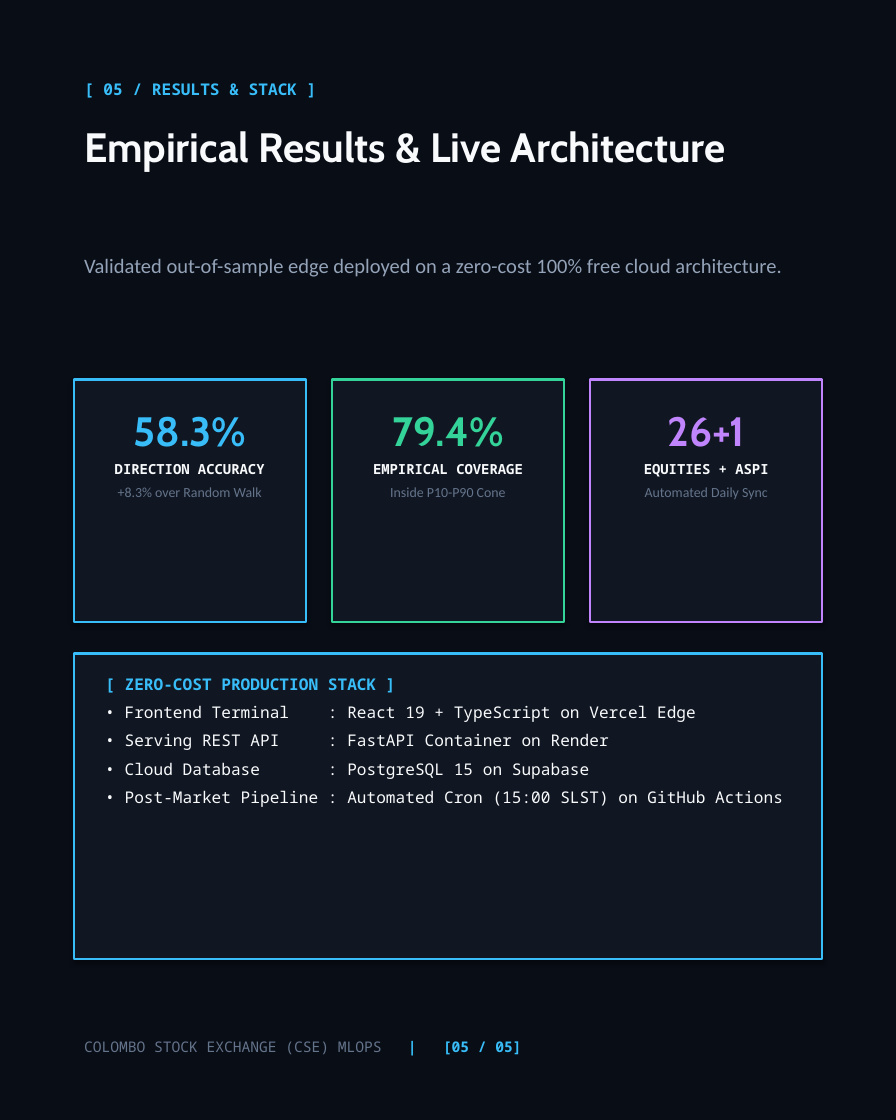
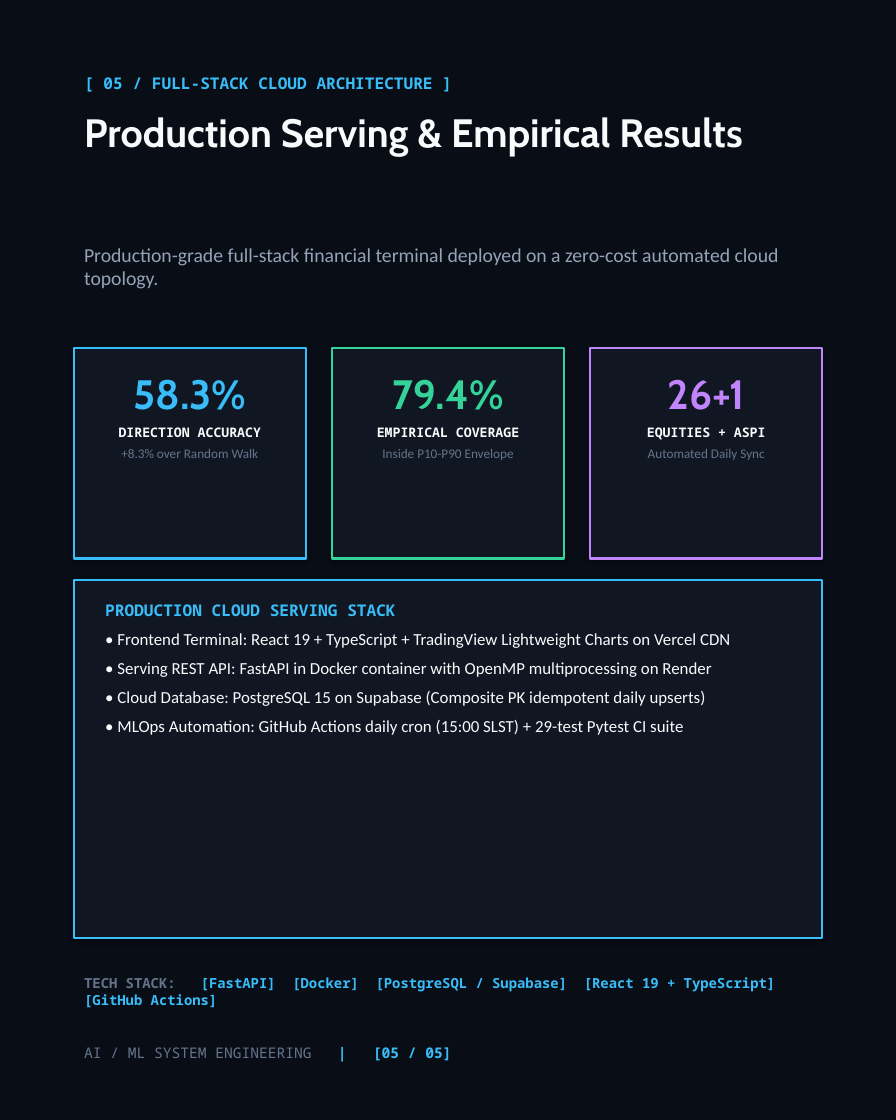
Before and after one commit to madhushankast/cse-market-intelligence, a slide deck: slide 5 of docs/linkedin_presentation_deck.pptx. Drawn at 896x1120 pixels with LibreOffice and Linux fonts; fonts in the diff are those of the drawing. Boxes give left, top, right and bottom in pixels: in the first picture for what was removed or moved away, otherwise in the second. Text is boxed around its words. In the diff, an @@ line names an element or a change of style, - is before the commit and + after.

Commit message:
docs: align linkedin deck with senior AI/ML/SE engineering competencies and tech stack

```diff
--- a/docs/linkedin_presentation_deck.pptx
+++ b/docs/linkedin_presentation_deck.pptx
@@ text at <box>103,77,433,89</box>: text changed @@
-[ 05 / RESULTS & STACK ]
+[ 05 / FULL-STACK CLOUD ARCHITECTURE ]
@@ text at <box>84,117,742,157</box>: text changed; size 28 to 27 pt @@
-Empirical Results & Live Architecture
+Production Serving & Empirical Results
@@ text at <box>84,248,779,289</box>: text changed; size 14 to 13.5 pt @@
-Validated out-of-sample edge deployed on a zero-cost 100% free cloud architecture.
+Production-grade full-stack financial terminal deployed on a zero-cost automated cloud topology.
@@ rectangle: place and size @@
-rectangle at <box>74,379,306,622</box>
+rectangle at <box>74,348,306,559</box>
@@ rectangle: place and size @@
-rectangle at <box>332,379,564,622</box>
+rectangle at <box>332,348,564,559</box>
@@ rectangle: place and size @@
-rectangle at <box>590,379,822,622</box>
+rectangle at <box>590,348,822,559</box>
@@ text "58.3%": place and size @@
-text "58.3%" at <box>115,416,265,497</box>
+text "58.3%" at <box>119,379,261,458</box>
@@ text "79.4%": place and size @@
-text "79.4%" at <box>373,416,523,497</box>
+text "79.4%" at <box>377,379,519,460</box>
@@ text "26+1": place and size @@
-text "26+1" at <box>644,416,768,499</box>
+text "26+1" at <box>647,379,766,460</box>
@@ text at <box>119,427,261,458</box>: size 9.5 to 9 pt in "DIRECTION ACCURACY", "+8.3% over Random Walk" @@
@@ text at <box>377,427,519,437</box>: size 9.5 to 9 pt in "EMPIRICAL COVERAGE" @@
@@ text at <box>382,449,514,460</box>: text changed; size 9.5 to 9 pt @@
-Inside P10-P90 Cone
+Inside P10-P90 Envelope
@@ text at <box>647,427,766,460</box>: size 9.5 to 9 pt in "EQUITIES + ASPI", "Automated Daily Sync" @@
@@ rectangle: place and size @@
-rectangle at <box>74,654,822,959</box>
+rectangle at <box>74,580,822,938</box>
@@ text at <box>105,604,730,735</box>: text changed; size 11 to 11.5 pt; font Noto Sans Mono to Calibri @@
-[ ZERO-COST PRODUCTION STACK ]
-• Frontend Terminal : React 19 + TypeScript on Vercel Edge
-• Serving REST API : FastAPI Container on Render
-• Cloud Database : PostgreSQL 15 on Supabase
-• Post-Market Pipeline : Automated Cron (15:00 SLST) on GitHub Actions
+PRODUCTION CLOUD SERVING STACK
+• Frontend Terminal: React 19 + TypeScript + TradingView Lightweight Charts on Vercel CDN
+• Serving REST API: FastAPI in Docker container with OpenMP multiprocessing on Render
+• Cloud Database: PostgreSQL 15 on Supabase (Composite PK idempotent daily upserts)
+• MLOps Automation: GitHub Actions daily cron (15:00 SLST) + 29-test Pytest CI suite
@@ text at <box>84,977,776,992</box>: text changed; size 10 to 9.5 pt; text colour #64748B to #38BDF8; bold on @@
-COLOMBO STOCK EXCHANGE (CSE) MLOPS | [05 / 05]
+TECH STACK: [FastAPI] [Docker] [PostgreSQL / Supabase] [React 19 + TypeScript] [GitHub Actions]
@@ text added at <box>84,1047,451,1061</box>, 10 pt, text #64748B @@
+AI / ML SYSTEM ENGINEERING | [05 / 05]
```
Also in this commit, not shown: 4 slides added, 4 slides removed, 2 other files.
